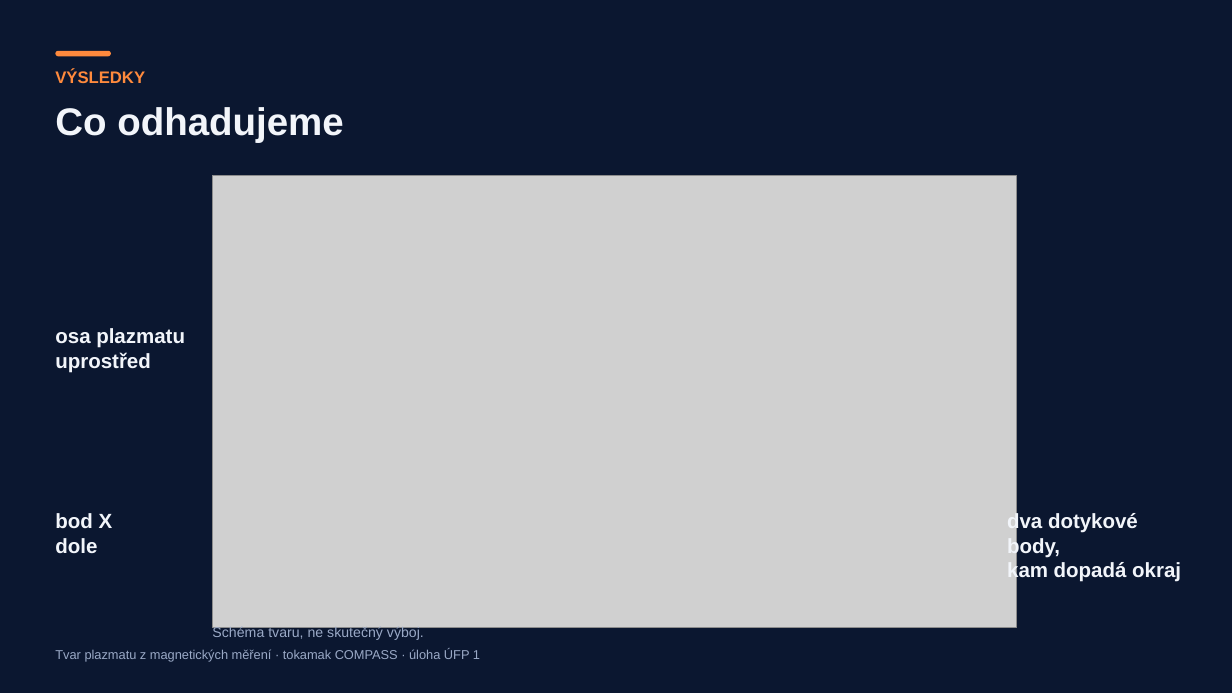
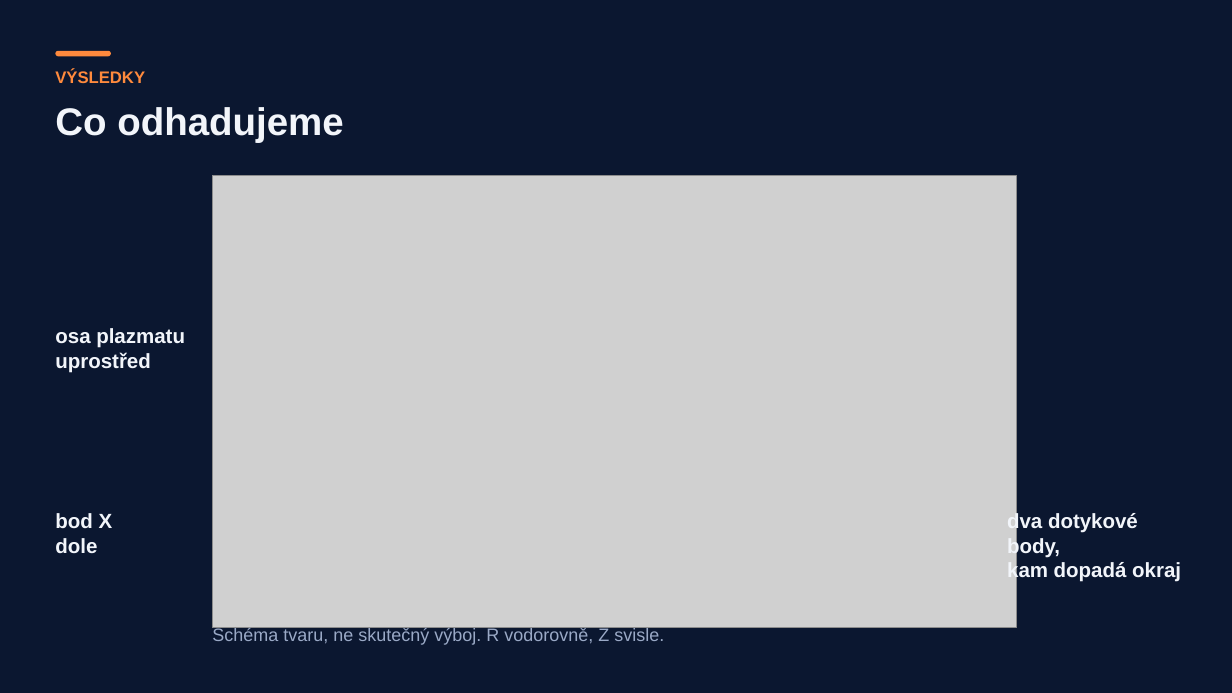
Before and after one commit to mschiller890/hackathon, a slide deck: slide 6 of presentation/deck/slides.pptx. Drawn at 1232x693 pixels with LibreOffice and Linux fonts; fonts in the diff are those of the drawing; grey boxes stand for pictures. Boxes give left, top, right and bottom in pixels: in the first picture for what was removed or moved away, otherwise in the second. Text is boxed around its words. In the diff, an @@ line names an element or a change of style, - is before the commit and + after.

```diff
--- a/presentation/deck/slides.pptx
+++ b/presentation/deck/slides.pptx
@@ text at (212,627,664,645): text changed; size 11 to 14 pt @@
-Schéma tvaru, ne skutečný výboj.
+Schéma tvaru, ne skutečný výboj. R vodorovně, Z svisle.
@@ text removed at (55,649,480,662) @@
-Tvar plazmatu z magnetických měření · tokamak COMPASS · úloha ÚFP 1
```
Also in this commit, not shown: 13 other slides changed, 1 other file.
